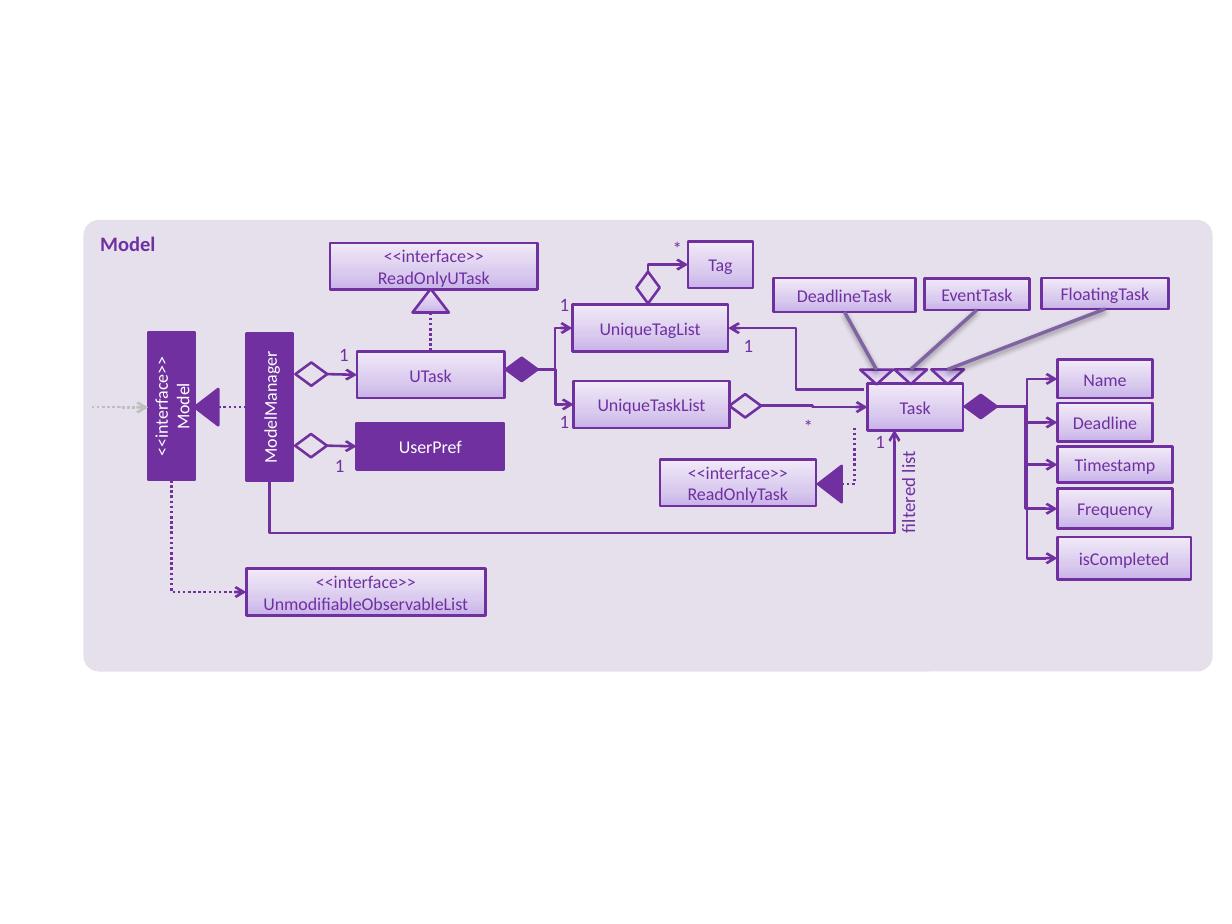
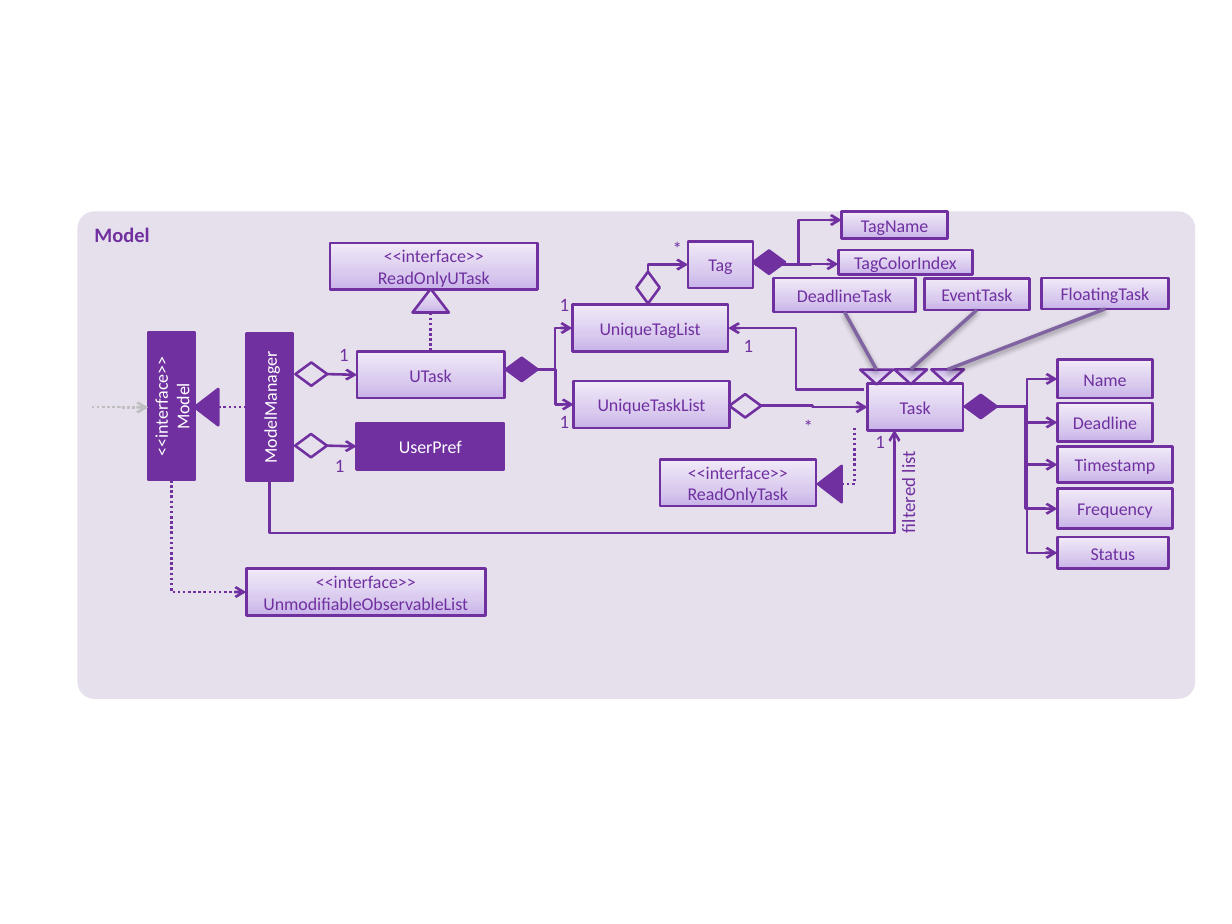
Before and after one commit to CS2103JAN2017-W13-B1/main, a slide deck: slide 1 of docs/diagrams/ModelComponentClassDiagram.pptx. Drawn at 1232x924 pixels with LibreOffice and Linux fonts; fonts in the diff are those of the drawing. Boxes give left, top, right and bottom in pixels: in the first picture for what was removed or moved away, otherwise in the second. Text is boxed around its words. In the diff, an @@ line names an element or a change of style, - is before the commit and + after.

```diff
--- a/docs/diagrams/ModelComponentClassDiagram.pptx
+++ b/docs/diagrams/ModelComponentClassDiagram.pptx
@@ rounded rectangle "Model": place and size @@
-rounded rectangle "Model" at box(84, 219, 1214, 671)
+rounded rectangle "Model" at box(78, 212, 1195, 700)
@@ elbow arrow added from (755, 265) to (841, 221), #7030A0 1.5 pt @@
@@ rectangle added at box(841, 212, 947, 239), fill gradient #C9B5E8 to #D8CBEE to #F0EAF9, outline #7030A0 1.5 pt, 10.5 pt, text #7030A0 @@
+TagName
@@ diamond added at box(753, 250, 785, 274), fill #7030A0, outline #7030A0 1.5 pt @@
@@ elbow arrow added from (784, 265) to (838, 264), #7030A0 1.5 pt @@
@@ rectangle added at box(838, 250, 972, 275), fill gradient #C9B5E8 to #D8CBEE to #F0EAF9, outline #7030A0 1.5 pt, 10.5 pt, text #7030A0 @@
+TagColorIndex
@@ elbow arrow moved from (997, 407) - (1057, 558) to (997, 407) - (1057, 553) @@
@@ rectangle "Status": place and size @@
-rectangle "Status" at box(1057, 537, 1190, 580)
+rectangle "Status" at box(1057, 537, 1168, 569)
@@ text in rectangle at box(1091, 548, 1136, 560): text changed @@
-isCompleted
+Status
```
Also in this commit, not shown: 1 other file.
